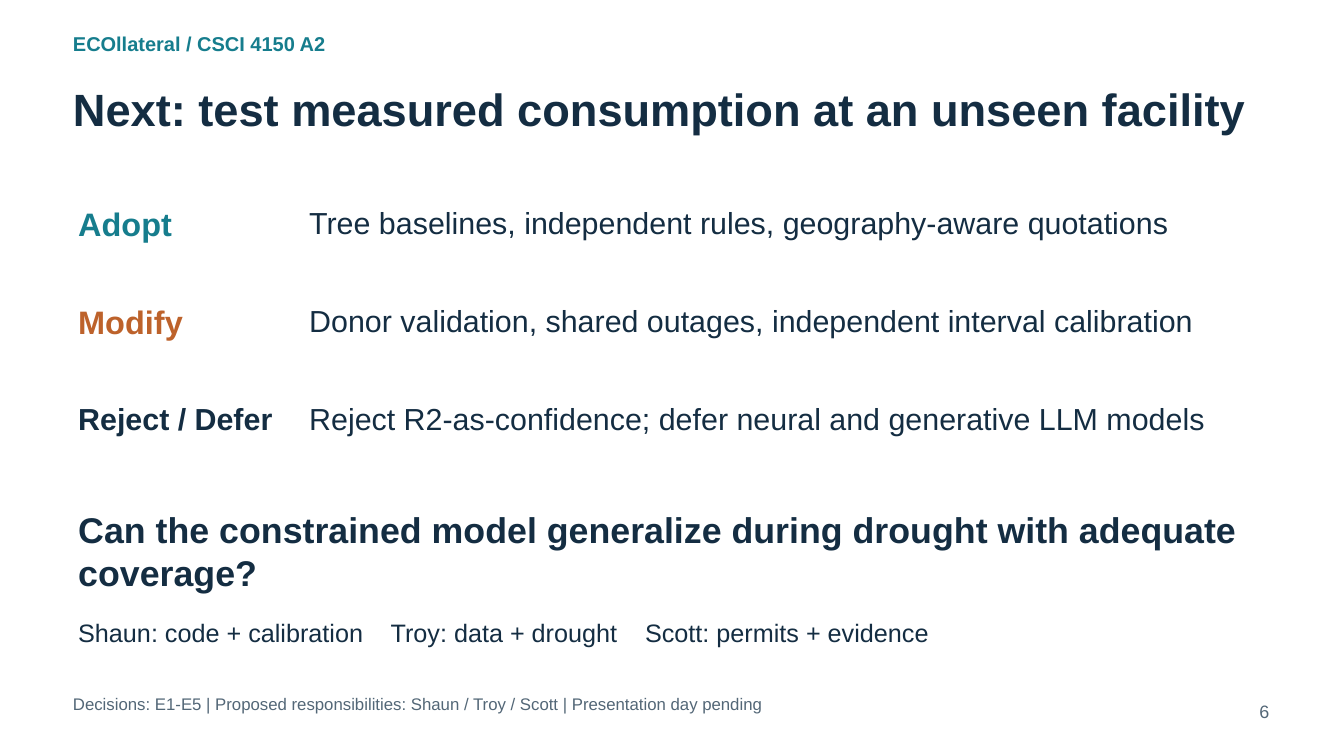
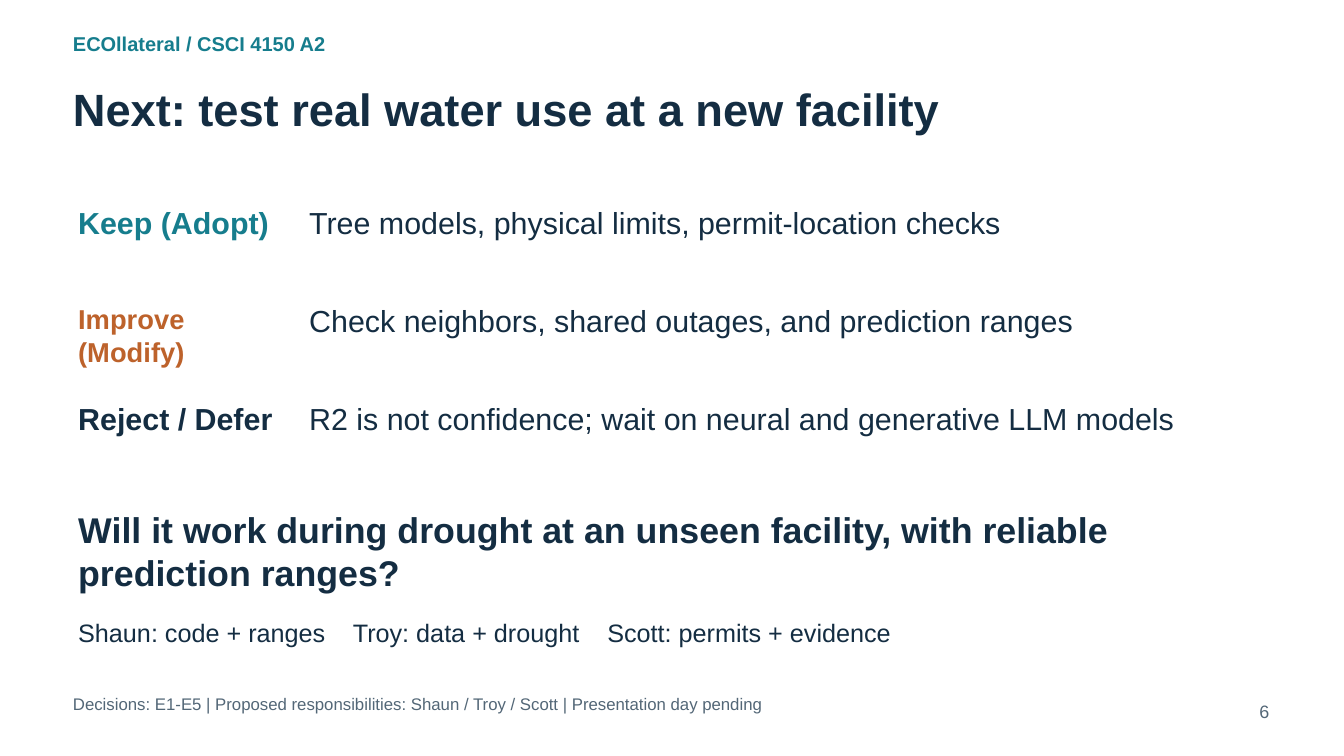
Before and after one commit to ScottLiu12/ECOllateral, a slide deck: slide 6 of docs/a2/review-slides.pptx. Drawn at 1344x756 pixels with LibreOffice and Linux fonts; fonts in the diff are those of the drawing. Boxes give left, top, right and bottom in pixels: in the first picture for what was removed or moved away, otherwise in the second. Text is boxed around its words. In the diff, an @@ line names an element or a change of style, - is before the commit and + after.

```diff
--- a/docs/a2/review-slides.pptx
+++ b/docs/a2/review-slides.pptx
@@ text at <box>73,93,939,135</box>: text changed @@
-Next: test measured consumption at an unseen facility
+Next: test real water use at a new facility
@@ text at <box>78,212,269,240</box>: text changed; size 23.2 to 21.8 pt @@
-Adopt
+Keep (Adopt)
@@ text at <box>309,212,1001,240</box>: text changed @@
-Tree baselines, independent rules, geography-aware quotations
+Tree models, physical limits, permit-location checks
@@ text at <box>78,310,184,366</box>: text changed; size 23.2 to 19.5 pt @@
-Modify
+Improve (Modify)
@@ text at <box>309,310,1073,338</box>: text changed @@
-Donor validation, shared outages, independent interval calibration
+Check neighbors, shared outages, and prediction ranges
@@ text at <box>309,408,1174,436</box>: text changed @@
-Reject R2-as-confidence; defer neural and generative LLM models
+R2 is not confidence; wait on neural and generative LLM models
@@ text at <box>78,517,1108,593</box>: text changed @@
-Can the constrained model generalize during drought with adequate coverage?
+Will it work during drought at an unseen facility, with reliable prediction ranges?
@@ text at <box>78,623,891,647</box>: text changed @@
-Shaun: code + calibration Troy: data + drought Scott: permits + evidence
+Shaun: code + ranges Troy: data + drought Scott: permits + evidence
```
Also in this commit, not shown: 5 other slides changed, 11 other files.
